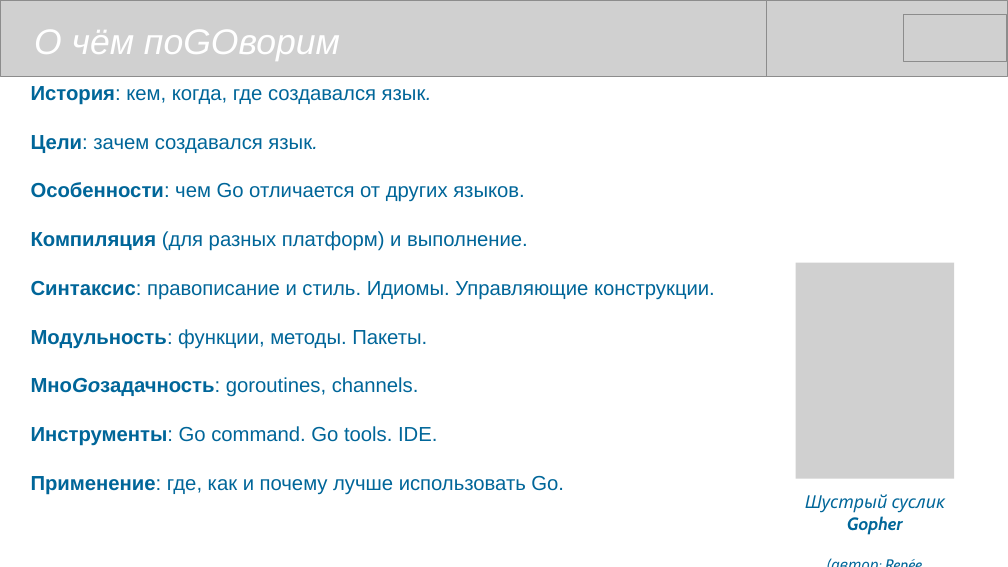
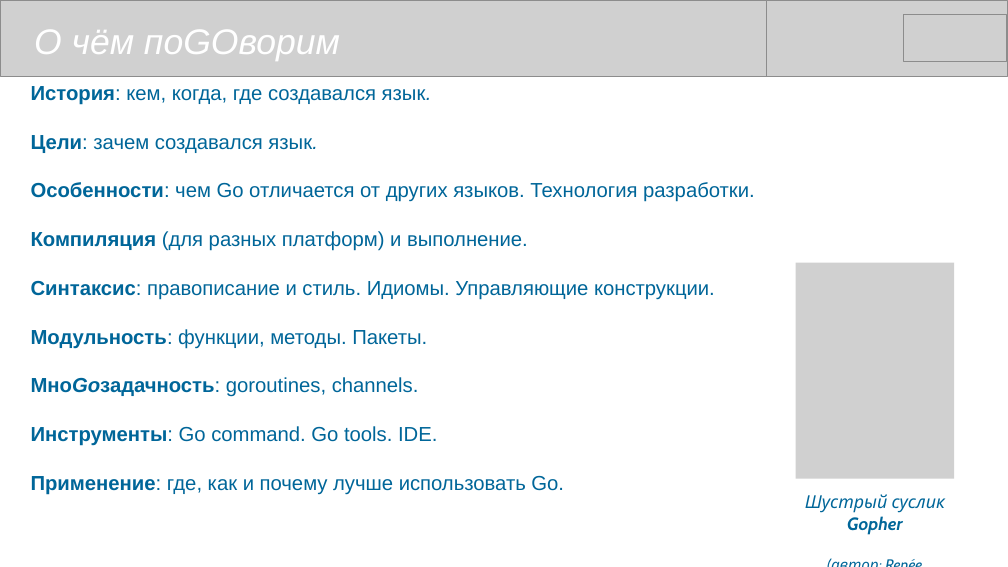
Before and after one commit to mike-shock/Go_language, a slide deck: slide 2 of Go_Review.odp. Drawn at 1008x567 pixels with LibreOffice and Linux fonts; fonts in the diff are those of the drawing; grey boxes stand for pictures. Boxes give left, top, right and bottom in pixels: in the first picture for what was removed or moved away, otherwise in the second. Text is boxed around its words. In the diff, an @@ line names an element or a change of style, - is before the commit and + after.

```diff
--- a/Go_Review.odp
+++ b/Go_Review.odp
@@ text at (31, 182, 755, 202): text changed @@
-Особенности: чем Go отличается от других языков.
+Особенности: чем Go отличается от других языков. Технология разработки.
```
Also in this commit, not shown: 5 other slides changed, 1 slide added, 2 other files.
